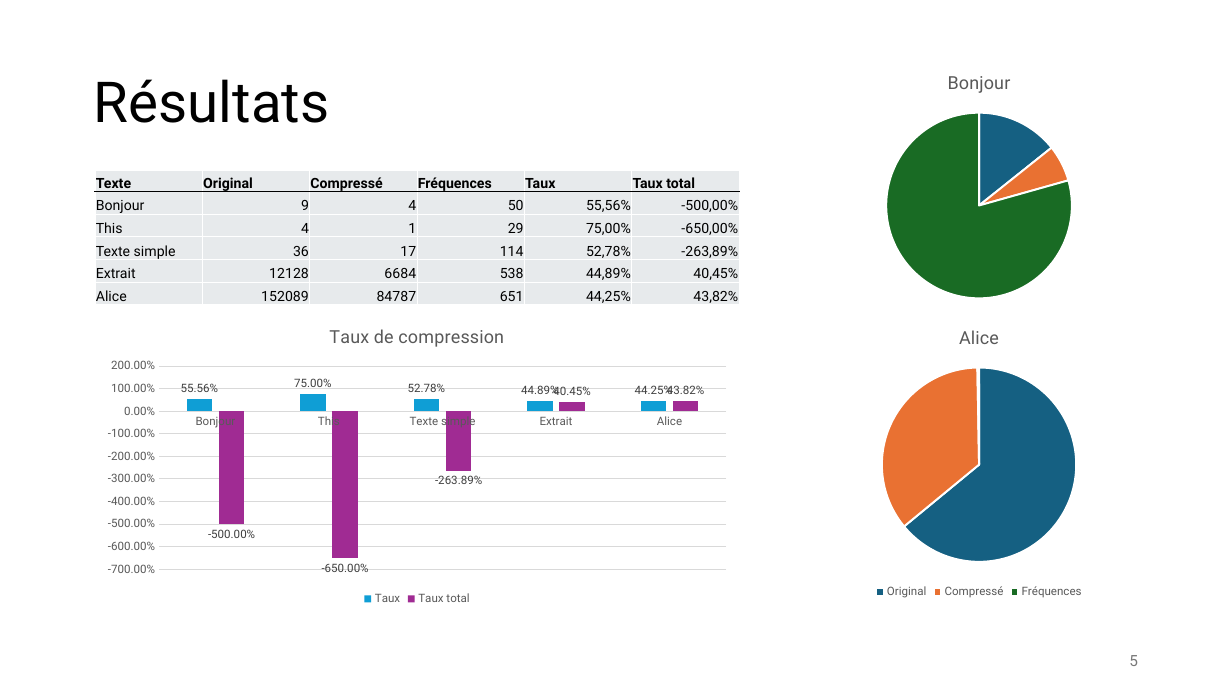
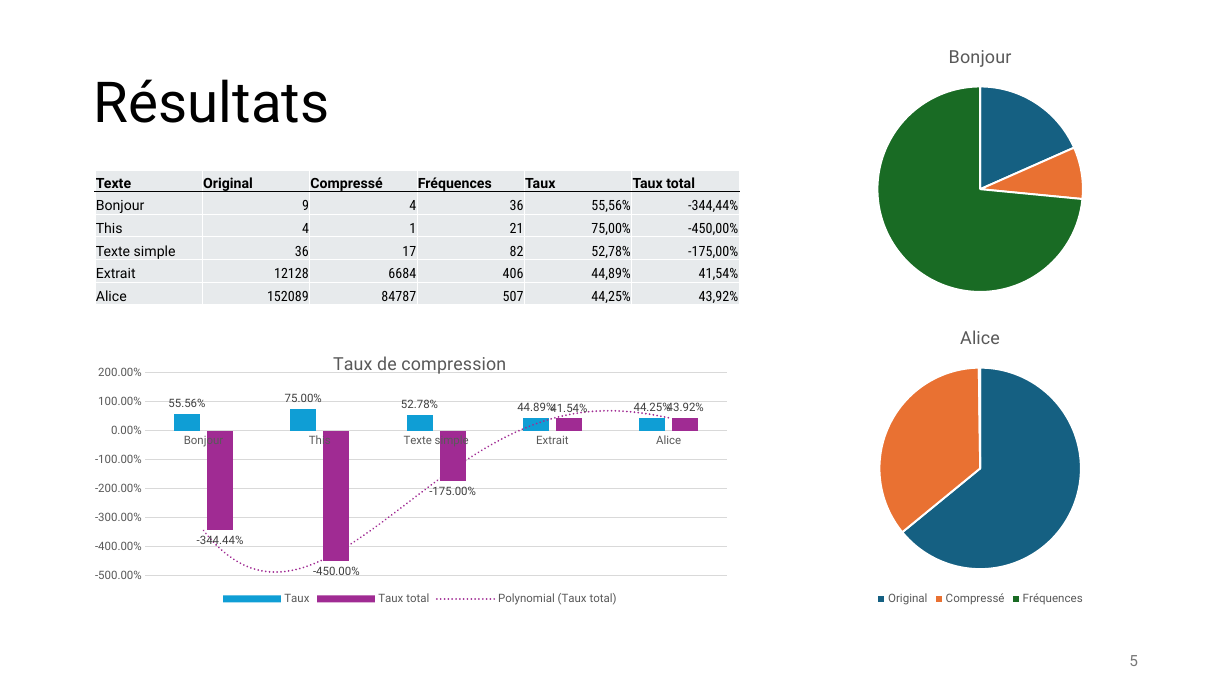
Before and after one commit to Tadf0in/PROJ631-MiniProjet2, a slide deck: slide 5 of Presentation.pptx. Drawn at 1232x693 pixels with LibreOffice and Linux fonts; fonts in the diff are those of the drawing. Boxes give left, top, right and bottom in pixels: in the first picture for what was removed or moved away, otherwise in the second. Text is boxed around its words. In the diff, an @@ line names an element or a change of style, - is before the commit and + after.

```diff
--- a/Presentation.pptx
+++ b/Presentation.pptx
@@ pie chart at [754, 30, 1207, 305] @@
@@ Bonjour, 1: 14 to 18 @@
@@ Bonjour, 2: 6 to 8 @@
@@ Bonjour, 3: 79 to 73 @@
@@ pie chart: place and size @@
-pie chart at [811, 57, 1148, 311]
+pie chart at [754, 30, 1207, 305]
@@ table at [95, 171, 738, 307] @@
-row 2, column 4: 50
+row 2, column 4: 36
-row 2, column 6: -500,00%
+row 2, column 6: -344,44%
-row 3, column 4: 29
+row 3, column 4: 21
-row 3, column 6: -650,00%
+row 3, column 6: -450,00%
-row 4, column 4: 114
+row 4, column 4: 82
-row 4, column 6: -263,89%
+row 4, column 6: -175,00%
-row 5, column 4: 538
+row 5, column 4: 406
-row 5, column 6: 40,45%
+row 5, column 6: 41,54%
-row 6, column 4: 651
+row 6, column 4: 507
-row 6, column 6: 43,82%
+row 6, column 6: 43,92%
@@ font Roboto to Roboto Condensed in "9", "4", "55,56%", "4" and 11 more places @@
@@ pie chart: place and size @@
-pie chart at [762, 311, 1197, 603]
+pie chart at [728, 311, 1232, 610]
@@ column chart at [95, 338, 739, 610] @@
-Taux total: -5, -6.5, -2.6389, 0.4045, 0.4382
+Taux total: -3.4444, -4.5, -1.75, 0.4154, 0.4392
@@ plot area changed @@
@@ column chart: place and size @@
-column chart at [95, 311, 739, 610]
+column chart at [95, 338, 739, 610]
```
Also in this commit, not shown: 13 other files.
